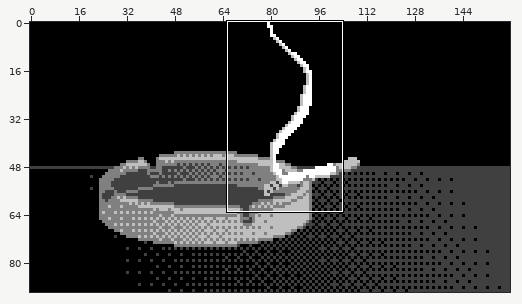
One commit to this pixel-art file: Aseprite-Art/EndScene.aseprite. Above: a wide view before the commit, with the close-up outlined.
Close-up. First the earlier version:
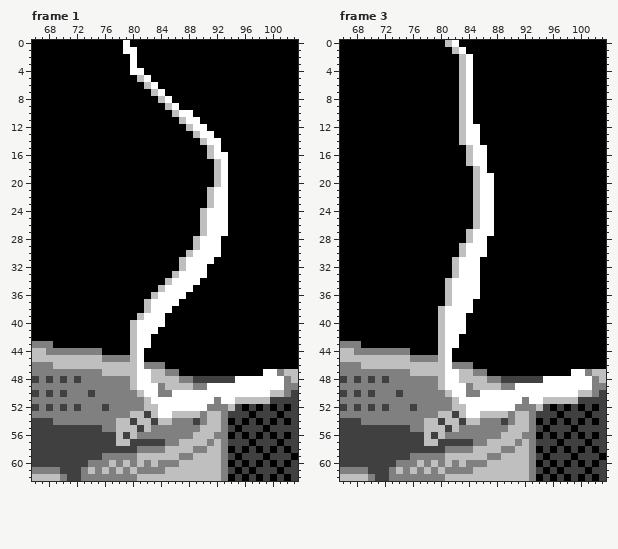
160x90 pixels, 4 frames. Shown: frame 1: x 66..103, y 0..62; frame 3: x 66..103, y 0..62. The commit also changed other frames or places, which this record leaves out.
New version:
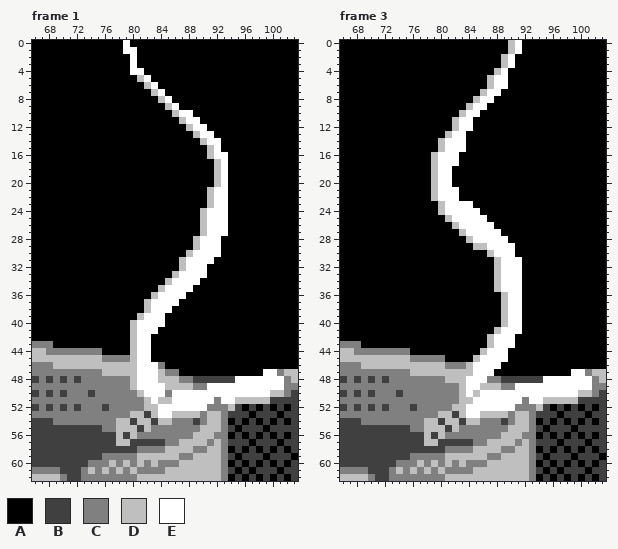
Palette (. is transparent): A #000000  B #404040  C #808080  D #bfbfbf  E #ffffff
Edits made:
Changed rows in their new state; - is an unchanged pixel.
Frame 1, layer "Layer 3":
first column x 82:
44 E---
45 E---
46 EE--
47 -E--
48 -E--
49 --E-
50 --E-
51 --DD
Frame 3, layer "Layer 3":
first column x 79:
 0 --AA-------DE
 1 ---AA------DE
 2 ----AA----DE-
 3 ----AA----DE-
 4 ----AA---DE--
 5 ----AA--DEE--
 6 ----AA--DEE--
 7 ----AA-DEE---
 8 ----AADEE----
 9 ----ADEE-----
10 ------E------
11 ---DE--------
12 ---DE-A------
13 --DEEAA------
14 -DEEEAA------
15 -DEEEAAA-----
16 DEEE-AAA-----
17 DEEE-AAA-----
18 DEE---AA-----
19 DEE---AAA----
20 DEE---AAA----
21 DEEE--AAA----
22 DEEE--AAA----
23 -DEEEEAAA----
24 -DEEEEEAA----
25 --DEEEE-A----
26 ---DEEE------
27 ----DE---E---
28 --------EEE--
29 ----AADDEEEE-
30 ----AAAADEEE-
31 ---AAAA--DEEE
32 ---AAAA--DEEE
33 ---AAAA--DEEE
34 --AAAAA--DEEE
35 --AAAAA--DEEE
36 --AAAAA---DEE
37 --AAAA----DEE
38 -AAAAA----DEE
39 -AAAA-----DEE
40 -AAAA-----DEE
41 -AAAA----DEEE
42 -AAA----DEEE-
43 -AAA----DEEE-
44 -AA----DEEE--
45 -CA---DEEEE--
46 --C--DEEEE---
47 --DD--EEE----
48 -CDD-EEE-----
49 -CCCDEE------
50 --CCDED------
51 ---CDD-------
Pixel boxes of the changes (left, top, right, bottom) in both close-ups:
changed: (144, 348, 172, 404)
changed: (431, 40, 522, 404)
